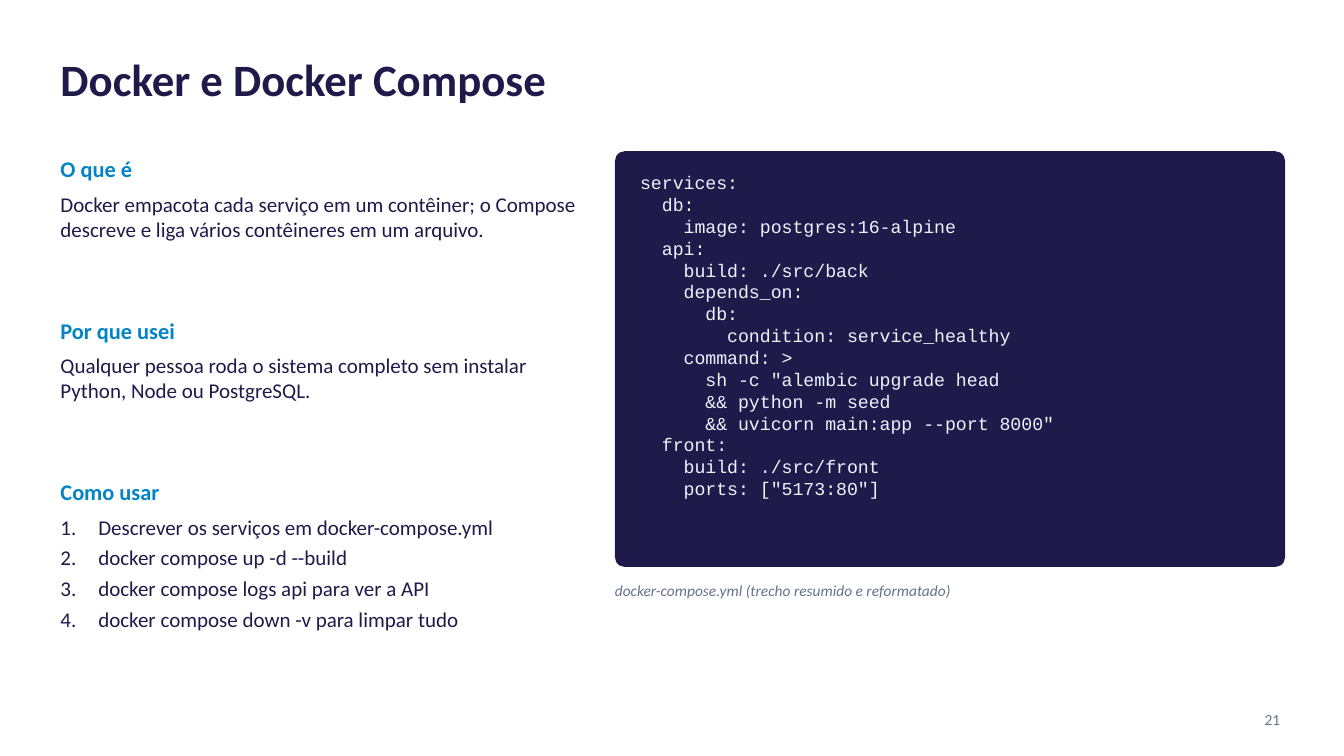
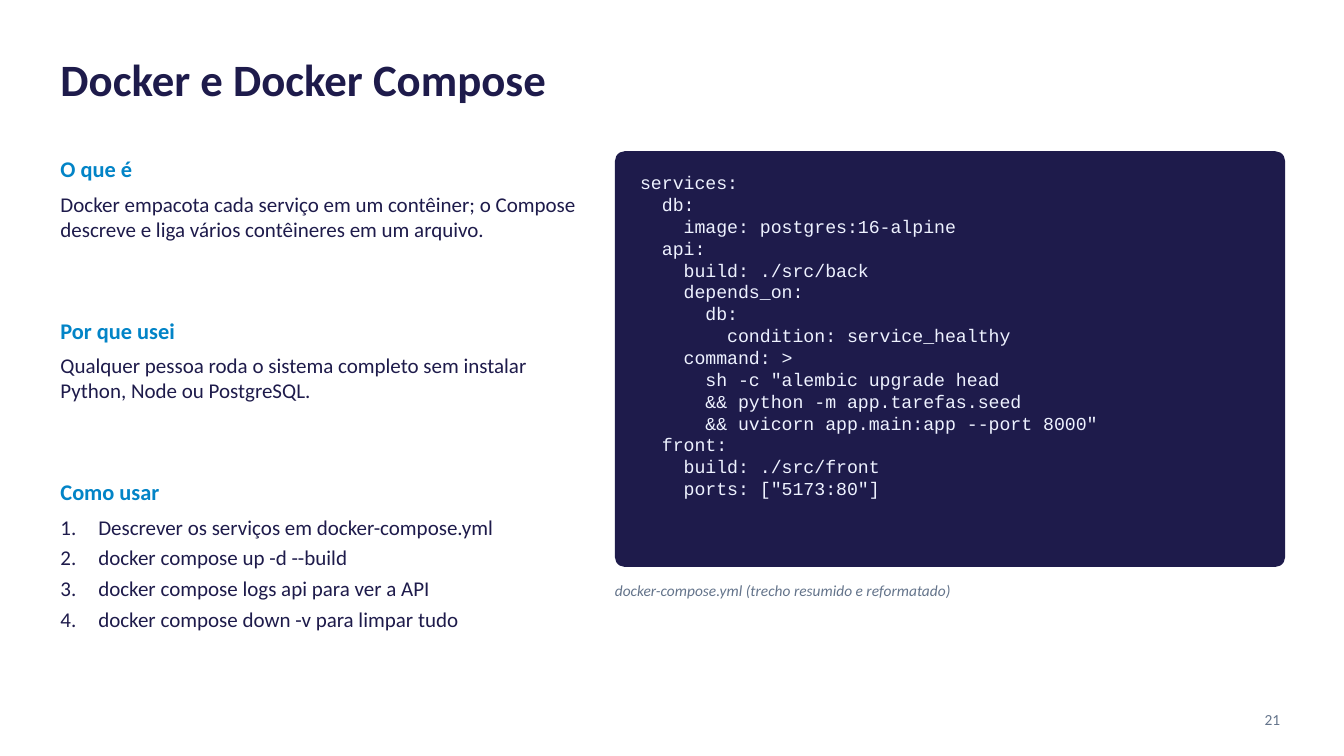
Before and after one commit to lucaslmchaves/sistema-moeda-estudantil, a slide deck: slide 21 of docs/apresentacao/Lab03S03-Apresentacao.pptx. Drawn at 1344x756 pixels with LibreOffice and Linux fonts; fonts in the diff are those of the drawing. Boxes give left, top, right and bottom in pixels: in the first picture for what was removed or moved away, otherwise in the second. Text is boxed around its words. In the diff, an @@ line names an element or a change of style, - is before the commit and + after.

```diff
--- a/docs/apresentacao/Lab03S03-Apresentacao.pptx
+++ b/docs/apresentacao/Lab03S03-Apresentacao.pptx
@@ text at (738, 395, 1097, 434): text changed @@
-&& python -m seed
-&& uvicorn main:app --port 8000"
+&& python -m app.tarefas.seed
+&& uvicorn app.main:app --port 8000"
```
Also in this commit, not shown: 6 other slides changed, 2 other files.
